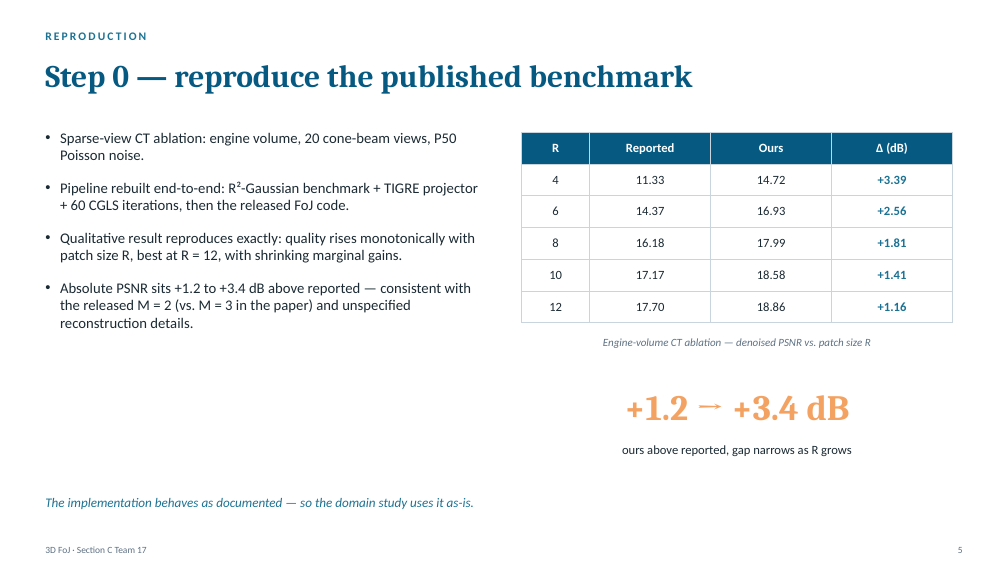
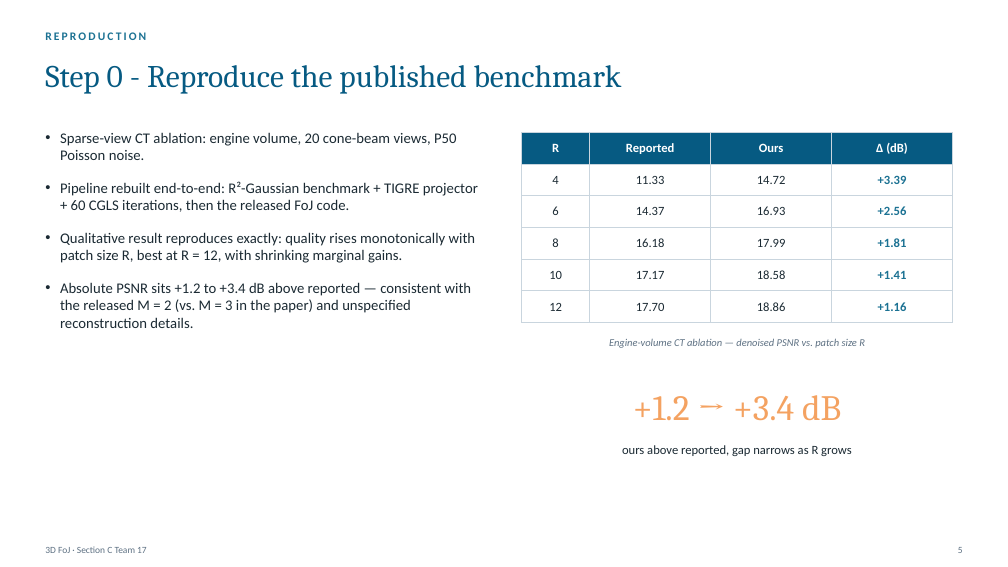
Before and after one commit to samudraneel05/SectionC_Team17, a slide deck: slide 5 of presentation/SectionC_Team17_presentation.pptx. Drawn at 1008x567 pixels with LibreOffice and Linux fonts; fonts in the diff are those of the drawing. Boxes give left, top, right and bottom in pixels: in the first picture for what was removed or moved away, otherwise in the second. Text is boxed around its words. In the diff, an @@ line names an element or a change of style, - is before the commit and + after.

```diff
--- a/presentation/SectionC_Team17_presentation.pptx
+++ b/presentation/SectionC_Team17_presentation.pptx
@@ text at (45, 65, 622, 94): text changed; bold off @@
-Step 0 — reproduce the published benchmark
+Step 0 - Reproduce the published benchmark
@@ text "Engine-volume CT ablation — denoised ..." at (609, 338, 865, 348): size 10.5 to 10 pt @@
@@ text "+1.2 → +3.4 dB": place and size @@
-text "+1.2 → +3.4 dB" at (624, 395, 850, 421)
+text "+1.2 → +3.4 dB" at (633, 395, 841, 420)
@@ text "+1.2 → +3.4 dB" at (633, 395, 841, 420): bold off @@
@@ text removed at (45, 498, 474, 509) @@
-The implementation behaves as documented — so the domain study uses it as-is.
```
Also in this commit, not shown: 9 other slides changed, 5 other files.
